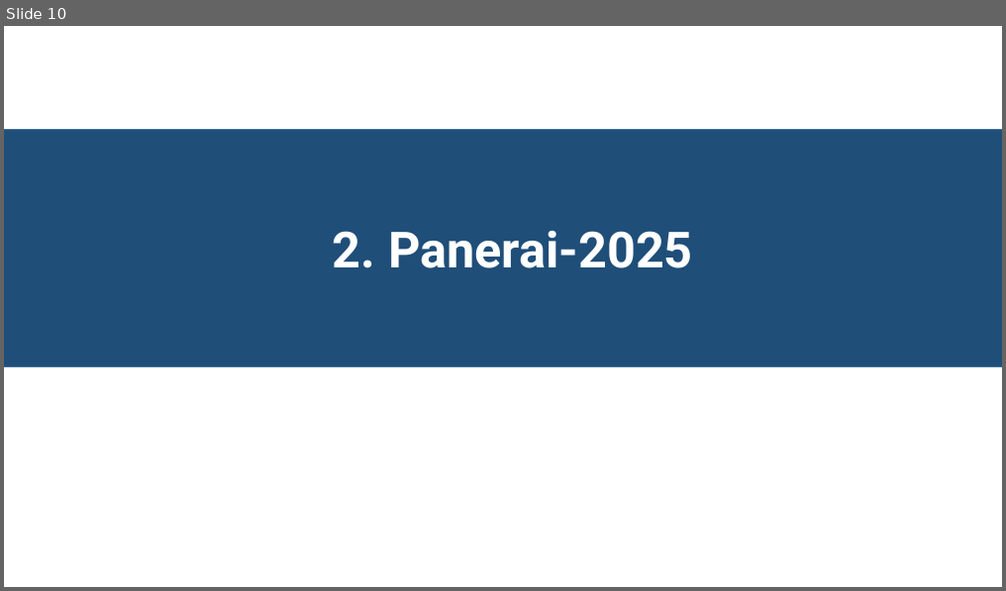
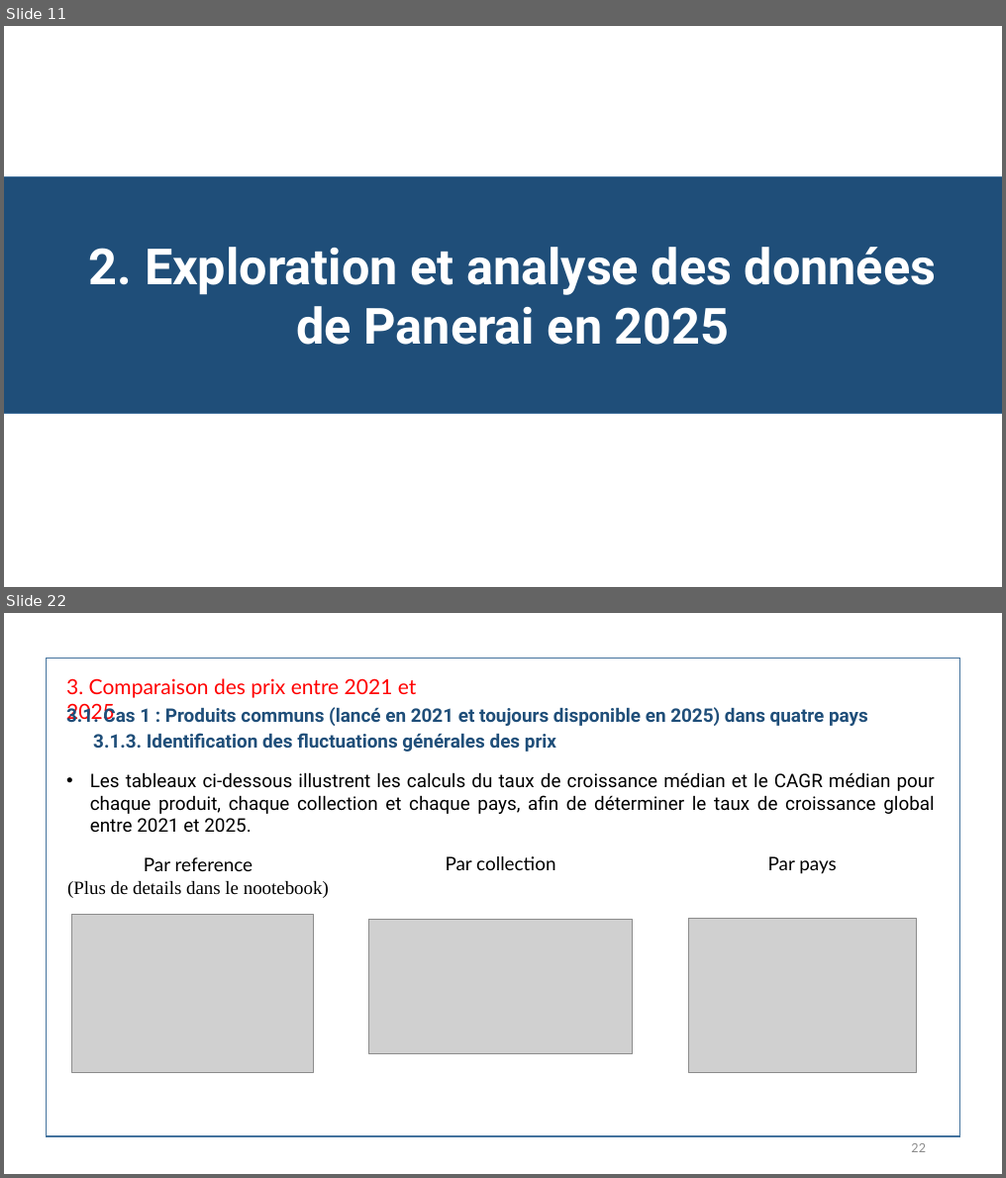
Before and after one commit to Ahak99/Data-Data-Challenge, a slide deck: docs/Présentation - Analyse des prix des montres de luxe Panerai.pptx. Shown one above the other, each under a label of ours: slide 10 before the commit, slides 11 and 22 after it; the slides between them are not shown. The pictures are 1006x591 and 1006x1178 pixels, drawn with LibreOffice and Linux fonts; fonts in the diff are those of the drawing; grey boxes stand for pictures. Boxes give left, top, right and bottom in pixels: in the first picture for what was removed or moved away, otherwise in the second. Text is boxed around its words. In the diff, an @@ line names an element or a change of style, - is before the commit and + after.

```diff
--- a/docs/Présentation - Analyse des prix des montres de luxe Panerai.pptx
+++ b/docs/Présentation - Analyse des prix des montres de luxe Panerai.pptx
@@ slide 22 added at (4,613,1002,1174), background #FFFFFF @@
@@ rectangle added at (46,658,960,1137), outline #43739E 1 pt @@
@@ text added at (66,678,417,722), 20 pt, text #FF0000 @@
+3. Comparaison des prix entre 2021 et 2025
@@ text added at (66,705,868,726), 18 pt, text #1F4E79, bold @@
+3.1. Cas 1 : Produits communs (lancé en 2021 et toujours disponible en 2025) dans quatre pays
@@ text added at (93,733,556,752), 18 pt, text #1F4E79, bold @@
+3.1.3. Identification des fluctuations générales des prix
@@ text added at (90,772,935,833), 18 pt, text #000000 @@
+• Les tableaux ci-dessous illustrent les calculs du taux de croissance médian et le CAGR médian pour chaque produit, chaque collection et chaque pays, afin de déterminer le taux de croissance global entre 2021 et 2025.
@@ text added at (67,858,329,898), 18 pt, text #000000 @@
+Par reference
+(Plus de details dans le nootebook)
@@ text added at (446,857,555,870), 18 pt, text #000000 @@
+Par collection
@@ text added at (768,857,836,874), 18 pt, text #000000 @@
+Par pays
@@ picture added at (72,915,313,1073) @@
@@ picture added at (368,919,632,1054) @@
@@ picture added at (688,919,917,1073) @@
@@ page number added at (911,1144,926,1153), 12 pt, text #8C8C8C @@
+22
@@ what was slide 10 is now slide 11 @@
@@ slide 11 changed as well @@
@@ rectangle: place and size @@
-rectangle at (4,130,1002,368)
+rectangle at (4,176,1002,414)
@@ text at (89,247,937,345): text changed @@
-2. Panerai-2025
+2. Exploration et analyse des données de Panerai en 2025
```
Also in this commit, not shown: 4 other slides changed, 20 other slides added, 18 slides removed, 6 other files.
